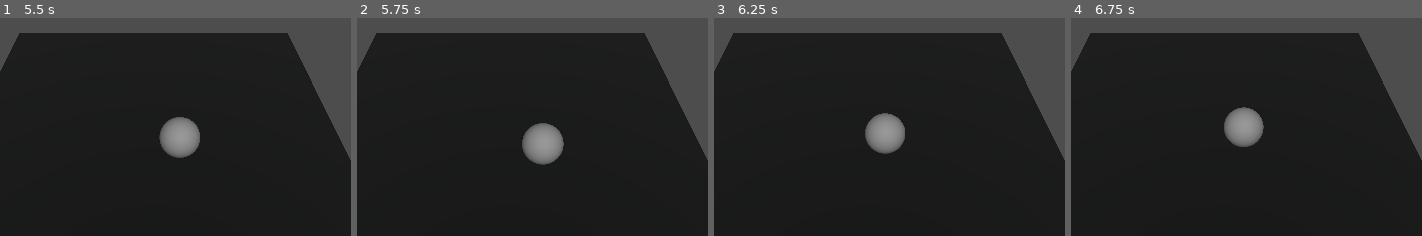
Above: before the commit, frames 1-4 (left to right).
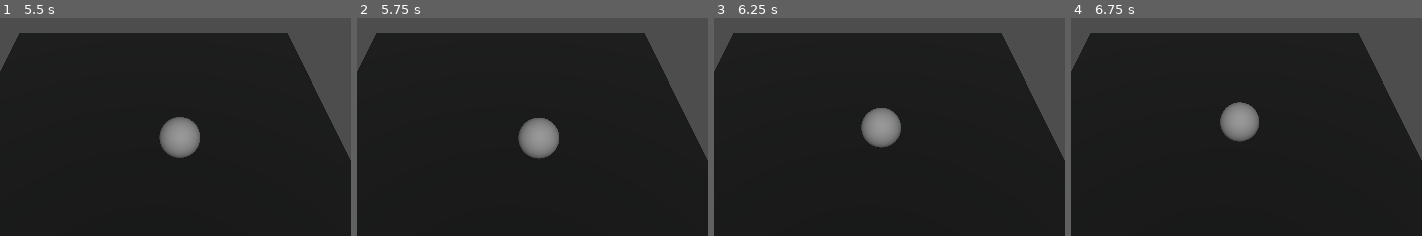
Above: after the commit, the same moments.

Repository: motionnblur/3d-prototype-godot
Game: Godot game, scene res://node_3d.tscn
The game is run twice, just before and just after one commit, with the same random seed, the same clock (stepped at 60 frames per second) and the same inputs. The project has no main scene, so this scene is started directly.
Inputs (mouse positions are % of the whole screen's width and height, from its top left):
- Up to frame 1 (5.5 s): move the mouse to (82, 46) at 0.52 s; hold A (KEY_A) 0.53-1.28 s; move the mouse to (34, 57) at 1.27 s; tap D (KEY_D) at 1.35, 4.35 s; move the mouse to (68, 29) at 2.02 s; hold S (KEY_S) 2.03-2.78 s; move the mouse to (51, 72) at 2.77 s; tap W (KEY_W) at 2.85 s; move the mouse to (91, 67) at 3.52 s; hold A (KEY_A) 3.53-4.28 s; tap Enter at 4.25 s; move the mouse to (23, 36) at 4.27 s; tap Space at 5 s; move the mouse to (63, 51) at 5.02 s; hold S (KEY_S) from 5.03 s (still down)
- Up to frame 2 (5.75 s): keep holding S (KEY_S)
- Up to frame 3 (6.25 s): move the mouse to (40, 26) at 5.77 s; release S (KEY_S) at 5.78 s; tap W (KEY_W) at 5.85 s
- Up to frame 4 (6.75 s): move the mouse to (82, 46) at 6.52 s; hold A (KEY_A) from 6.53 s (still down)
The pictures show only the part of the screen within x 35-85%, y 20-70%; the shares and areas given below are measured in that part.

Frame 1 is identical in both runs. In frame 2, 1.0% of the frame differs, in the area x 45-59%, y 45-68%; in frame 3, 1.0%; in frame 4, 1.0%.

Commit message:
Update

Diff:
--- a/node_3d.tscn
+++ b/node_3d.tscn
@@ -28,7 +28,7 @@
 contact_monitor = true
 max_contacts_reported = 1
 script = ExtResource("1_fxaeq")
-speed = 3.0
+speed = 10.0
 
 [node name="CollisionShape3D" type="CollisionShape3D" parent="sphere"]
 shape = SubResource("SphereShape3D_ydlkx")
--- a/sphere.gd
+++ b/sphere.gd
@@ -29,7 +29,7 @@
 	ray_query.collide_with_areas = true
 	var raycast_result = space.intersect_ray(ray_query)
 
-	if raycast_result.size() > 0:
+	if raycast_result.size() > 0 and raycast_result.collider.name != "sphere":
 		var pos = raycast_result.position
 		pos.y = position.y
 		var dir = (pos - position).normalized()
